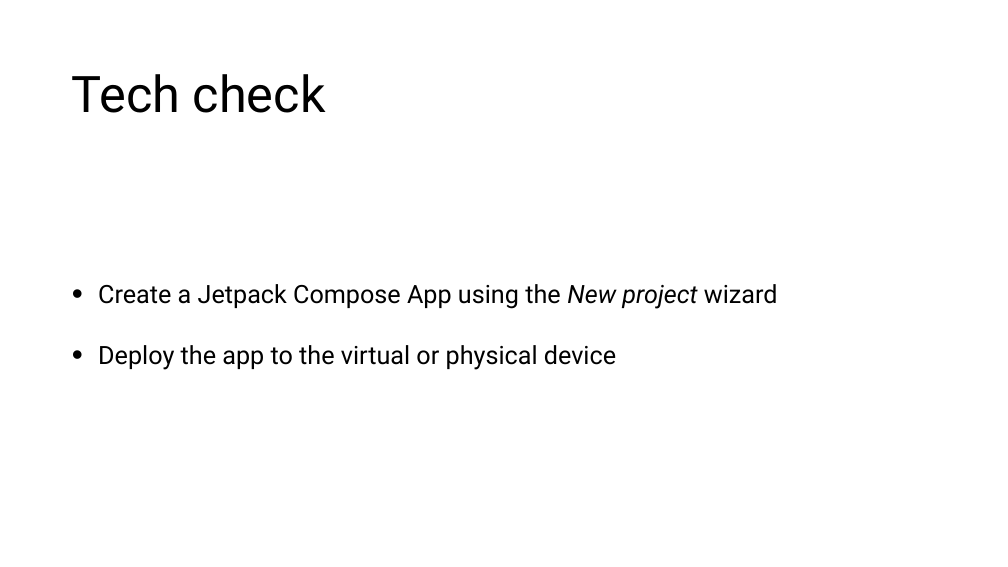
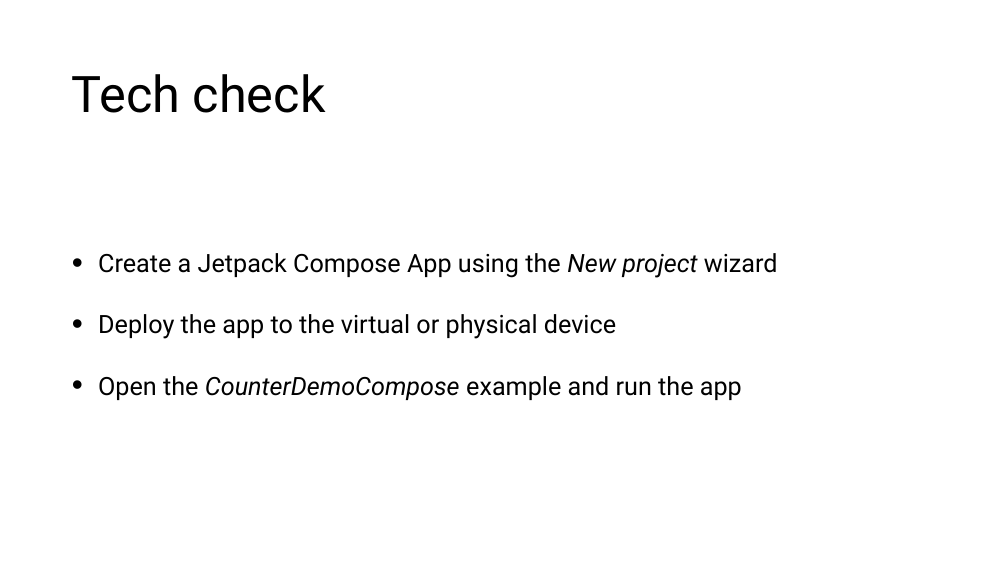
Before and after one commit to tkuenneth/compose_workshop, a slide deck: slide 5 of slides/00_Introduction.pptx. Drawn at 1008x567 pixels with LibreOffice and Linux fonts; fonts in the diff are those of the drawing; background and template pictures are left out. Boxes give left, top, right and bottom in pixels: in the first picture for what was removed or moved away, otherwise in the second. Text is boxed around its words. In the diff, an @@ line names an element or a change of style, - is before the commit and + after.

```diff
--- a/slides/00_Introduction.pptx
+++ b/slides/00_Introduction.pptx
@@ text at box(98, 376, 742, 400): paragraph added @@
+• Open the CounterDemoCompose example and run the app
```
Also in this commit, not shown: 1 other slide changed.
